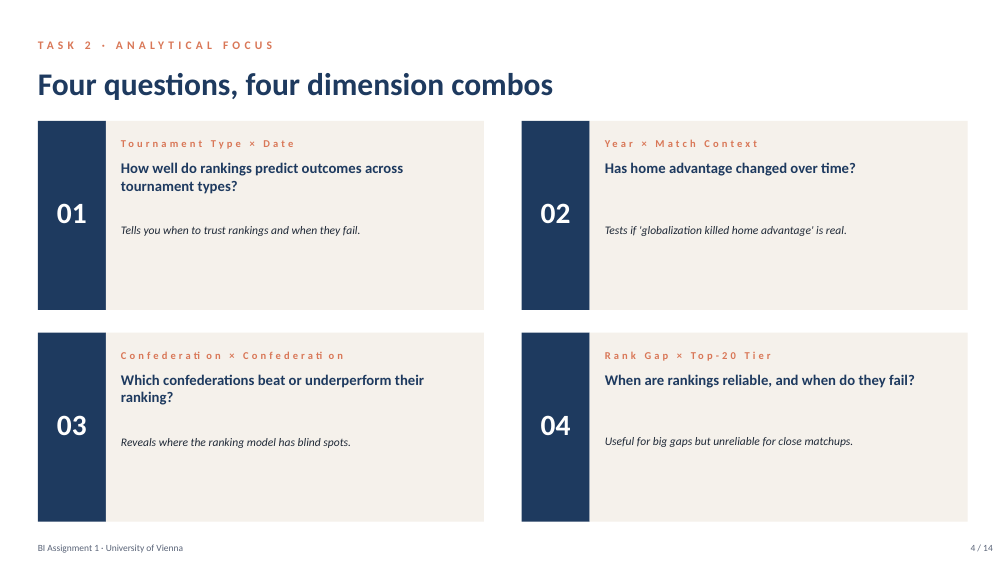
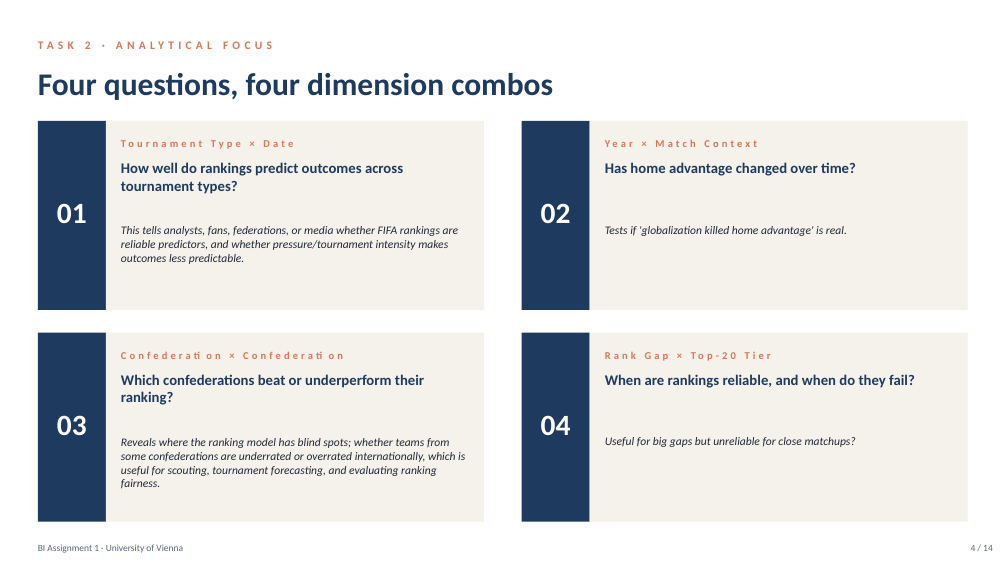
Before and after one commit to Irdi2002/UniVie-BI1-Assignment-1, a slide deck: slide 4 of FIFA Rankings Presentation.pptx. Drawn at 1008x567 pixels with LibreOffice and Linux fonts; fonts in the diff are those of the drawing. Boxes give left, top, right and bottom in pixels: in the first picture for what was removed or moved away, otherwise in the second. Text is boxed around its words. In the diff, an @@ line names an element or a change of style, - is before the commit and + after.

```diff
--- a/FIFA Rankings Presentation.pptx
+++ b/FIFA Rankings Presentation.pptx
@@ text at box(121, 226, 458, 264): text changed @@
-Tells you when to trust rankings and when they fail.
+This tells analysts, fans, federations, or media whether FIFA rankings are reliable predictors, and whether pressure/tournament intensity makes outcomes less predictable.
@@ text at box(121, 438, 465, 489): text changed @@
-Reveals where the ranking model has blind spots.
+Reveals where the ranking model has blind spots; whether teams from some confederations are underrated or overrated internationally, which is useful for scouting, tournament forecasting, and evaluating ranking fairness.
@@ text at box(605, 437, 856, 447): text changed @@
-Useful for big gaps but unreliable for close matchups.
+Useful for big gaps but unreliable for close matchups?
```
Also in this commit, not shown: 1 other slide changed, 1 other file.
